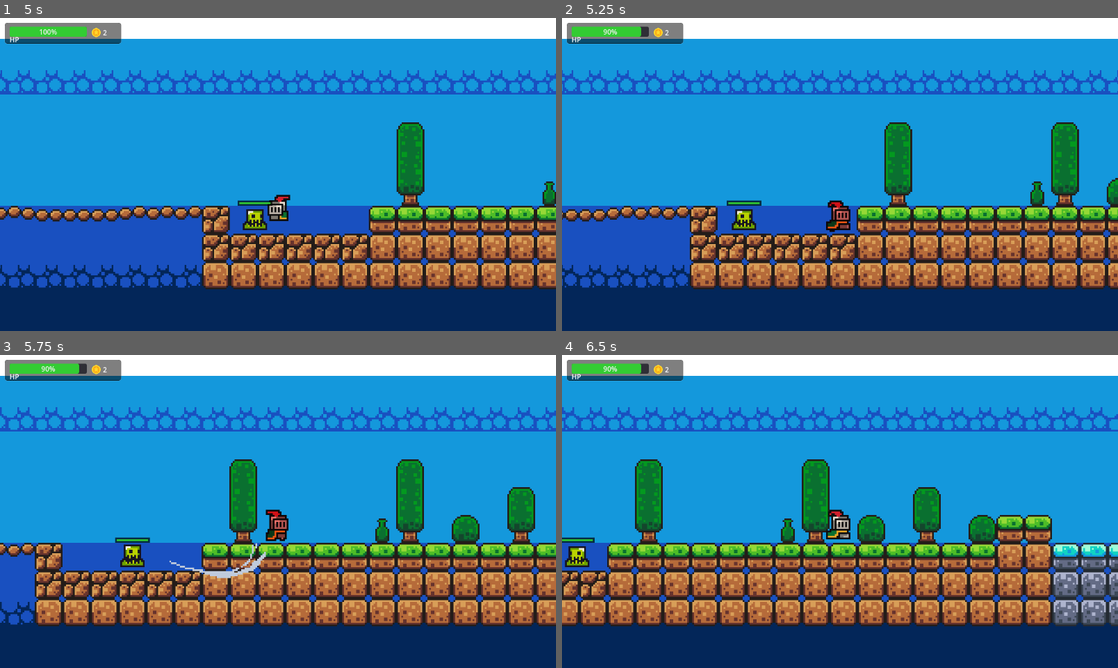
Above: before the commit, frames 1-4 (two rows, left to right).
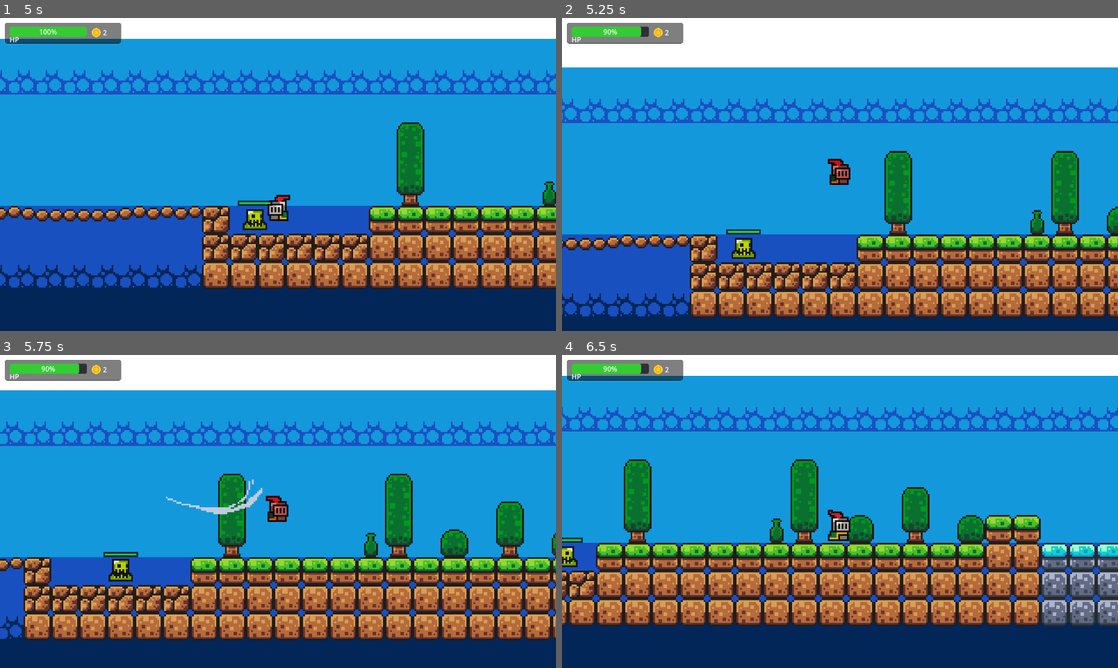
Above: after the commit, the same moments.

Repository: Kacprr/ThesisGameProject
Game: Godot game, scene res://Scenes/main_menu.tscn
The game is run twice, just before and just after one commit, with the same random seed, the same clock (stepped at 60 frames per second) and the same inputs.
Inputs:
- Up to frame 1 (5 s): click "Play" at 0.5 s; hold Z (attack) 1.28-2.03 s; hold Right (move_right) 1.28-2.78 s; tap Space (jump) at 1.52, 2.27, 3.77, 4.52 s; tap Z (attack) at 2.1, 3.6 s; hold Z (attack) 2.78-3.53 s; hold Left (move_left) from 2.78 s (still down); tap Shift (dash) at 2.85 s; hold Z (attack) from 4.28 s (still down)
- Up to frame 2 (5.25 s): release Left (move_left) at 5.03 s; release Z (attack) at 5.03 s; hold Right (move_right) from 5.03 s (still down); tap Shift (dash) at 5.1 s
- Up to frame 3 (5.75 s): keep holding Right (move_right); tap Space (jump) at 5.27 s; tap Z (attack) at 5.3 s
- Up to frame 4 (6.5 s): keep holding Right (move_right); hold Z (attack) from 5.78 s (still down)

Frame 1 is identical in both runs. In frame 2, 44% of the frame differs, in the area x 0-100%, y 6-96%; in frame 3, 42%; in frame 4, 26%.

Commit message:
redid the knockback changes

Diff:
--- a/ruinsofnorth/Scripts/player.gd
+++ b/ruinsofnorth/Scripts/player.gd
@@ -154,7 +154,7 @@
 	get_tree().call_deferred("reload_current_scene")
 
 
-func take_damage(amount, knockback = Vector2.ZERO):
+func take_damage(amount):
 	if is_invulnerable:
 		return
 
@@ -167,9 +167,8 @@
 	modulate = Color(1, 0.5, 0.5) # Red tint
 	$InvulnTimer.start()
 
-	# Apply knockback
-	if knockback != Vector2.ZERO:
-		apply_knockback(knockback, 0.15)
+
+	apply_knockback(0.15)
 
 	if health <= 0:
 		die()
@@ -178,14 +177,13 @@
 	velocity.y = force
 	current_State = PlayerState.JUMP
 
-func apply_knockback(knocback_vector: Vector2, stun_duration: float):
+func apply_knockback(stun_duration: float):
 	current_State = PlayerState.STUNNED
-	velocity = knocback_vector
-	velocity.y = knocback_vector.y * 1.5
+	velocity.y = -300
 	if direction_var == -1:
-		velocity.x += 100
+		velocity.x += 200
 	elif direction_var == 1:
-		velocity.x -= 100
+		velocity.x -= 200
 	knockback_timer.wait_time = stun_duration
 	knockback_timer.start()
 
--- a/ruinsofnorth/Scripts/slime.gd
+++ b/ruinsofnorth/Scripts/slime.gd
@@ -79,8 +79,7 @@
 		if body.has_method("take_damage"):
 			state = State.ATTACKING
 			can_attack = false
-			var knockback = (body.global_position - global_position).normalized() * 100
-			body.take_damage(1, knockback)
+			body.take_damage(1)
 			attack_timer.start()
 
 func take_damage(amount, knockback_vector: Vector2 = Vector2.ZERO):
@@ -137,8 +136,7 @@
 			break
 	if player_in_range:
 		if player_node.has_method("take_damage"):
-			var knockback = (player_node.global_position - global_position).normalized() * 200
-			player_node.take_damage(1, knockback)
+			player_node.take_damage(1)
 			attack_timer.start()
 	else:
 		state = State.IDLE
